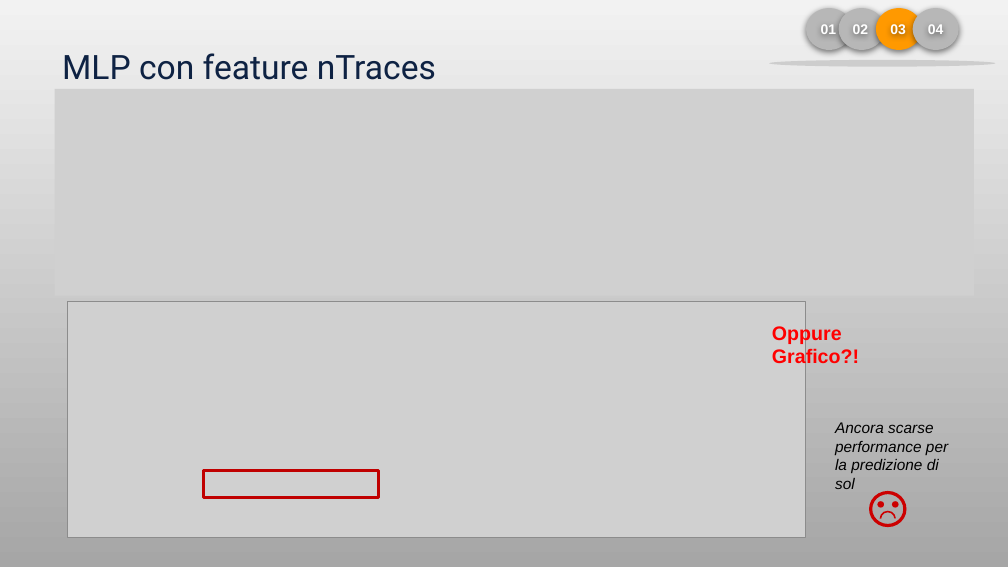
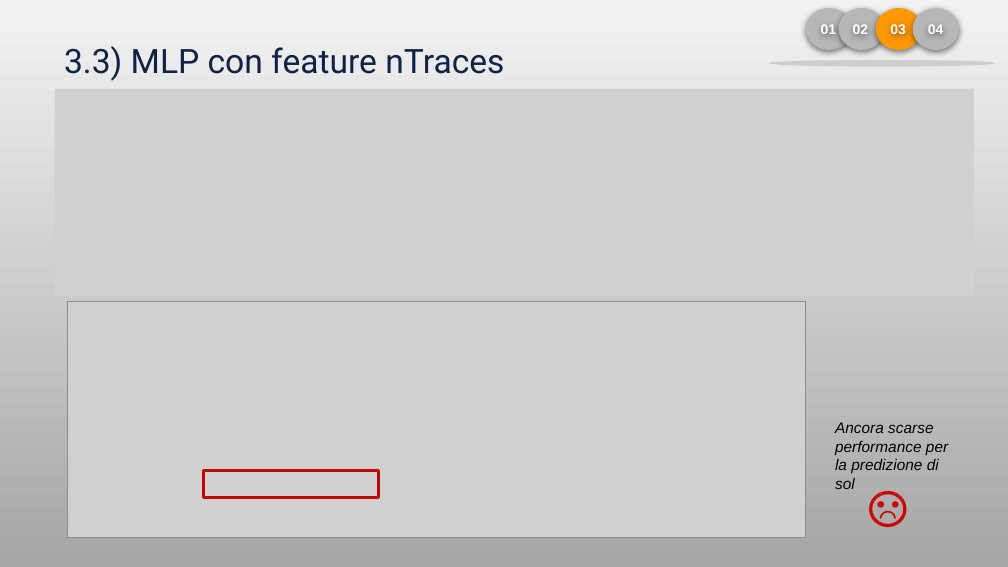
Before and after one commit to LorenzoPiazza/MachineLearning-case-study, a slide deck: slide 14 of Piazza-Presentazione.pptx. Drawn at 1008x567 pixels with LibreOffice and Linux fonts; fonts in the diff are those of the drawing; grey boxes stand for pictures. Boxes give left, top, right and bottom in pixels: in the first picture for what was removed or moved away, otherwise in the second. Text is boxed around its words. In the diff, an @@ line names an element or a change of style, - is before the commit and + after.

```diff
--- a/Piazza-Presentazione.pptx
+++ b/Piazza-Presentazione.pptx
@@ text at <box>64,46,504,81</box>: text changed @@
-MLP con feature nTraces
+3.3) MLP con feature nTraces
@@ text removed at <box>772,325,859,368</box> @@
-Oppure Grafico?!
```
Also in this commit, not shown: 7 other slides changed, 2 slides added, 3 other files.
